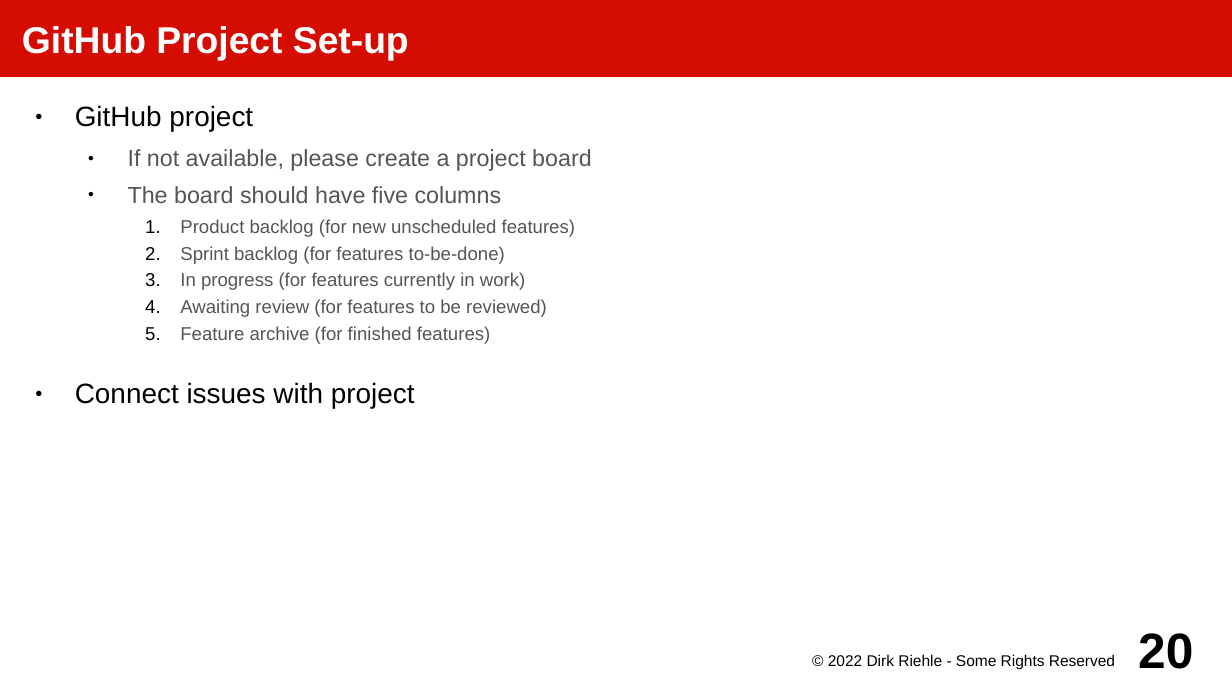
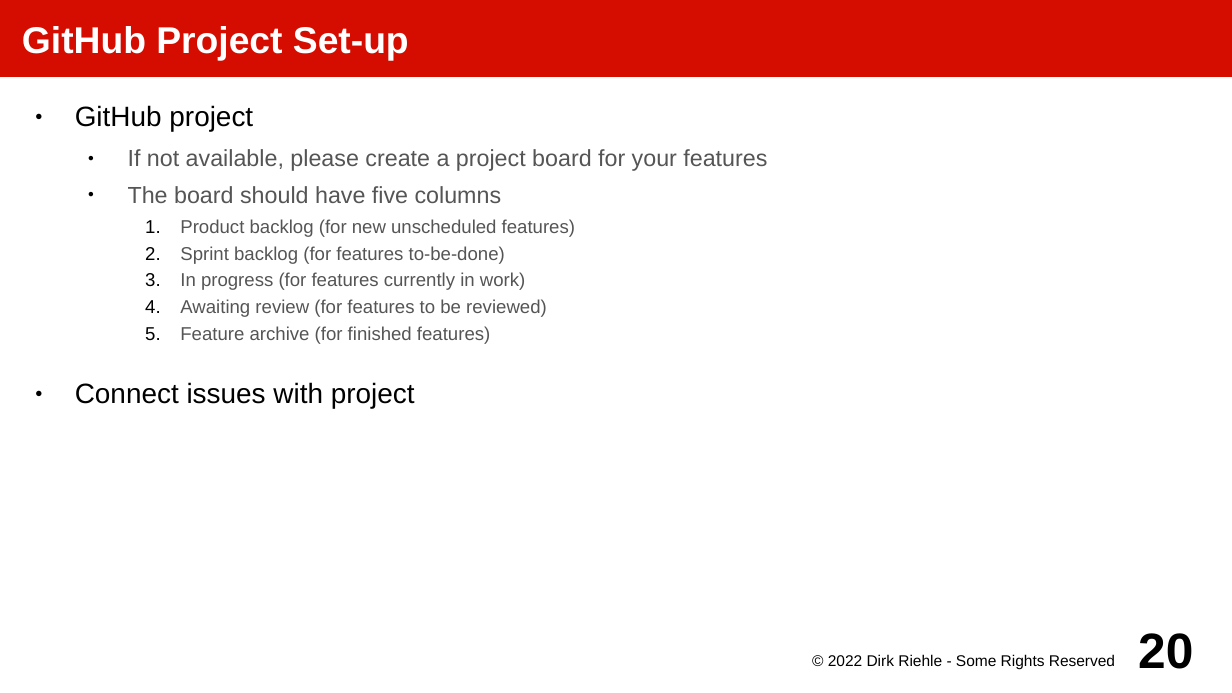
Before and after one commit to dirkriehle/amos-course, a slide deck: slide 20 of Lecture slides/AMOS A02 - Project Setup.odp. Drawn at 1232x693 pixels with LibreOffice and Linux fonts; fonts in the diff are those of the drawing. Boxes give left, top, right and bottom in pixels: in the first picture for what was removed or moved away, otherwise in the second. Text is boxed around its words. In the diff, an @@ line names an element or a change of style, - is before the commit and + after.

```diff
--- a/Lecture slides/AMOS A02 - Project Setup.odp
+++ b/Lecture slides/AMOS A02 - Project Setup.odp
@@ text at (x1=128, y1=149, x2=767, y2=171): text changed @@
-  ● If not available, please create a project board
+  ● If not available, please create a project board for your features
```
Also in this commit, not shown: 9 other slides changed, 1 slide added, 3 other files.
